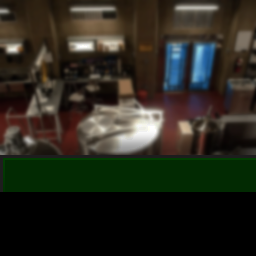
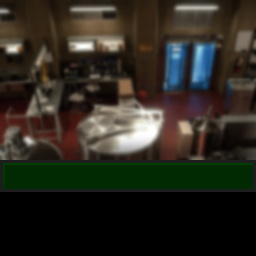
Layer changes from the first 256 × 256 image to the second:
renamed "Gradient Fill 1" to "Layer 2", painted on it over [0, 131, 256, 192]
